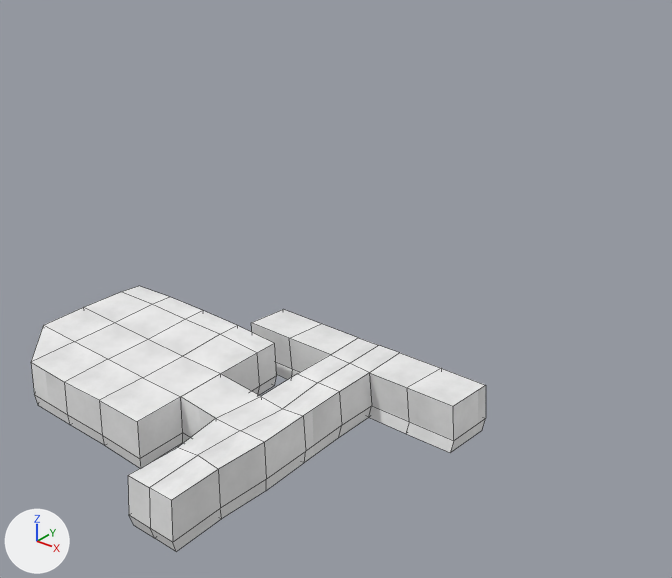
The Blender file resources/meshes/floor1.blend, before and after one commit.
Both versions are drawn from a 50 mm camera at (19.0, -15.6, 19.1) aimed at (0.9, 7.1, 5.0). Lighting does not change. The marker at lower left points along +X, +Y and +Z. Mesh edges are drawn as thin lines.
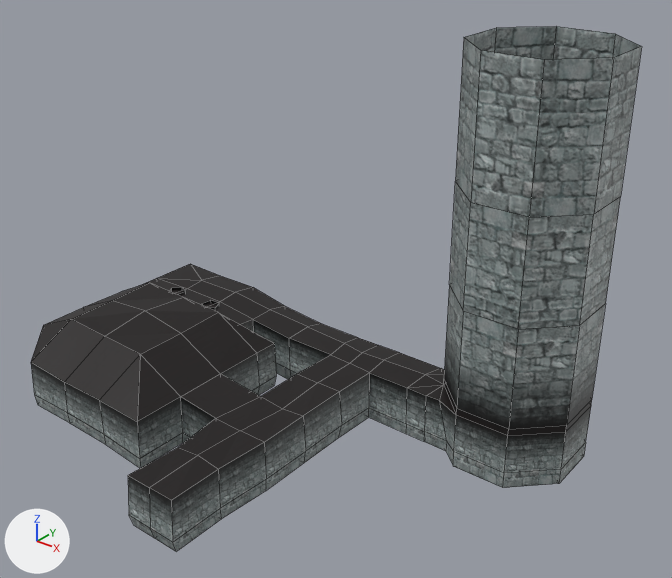
What differs and where, as boxes [x1, y1, x2, y2] in the pictures (672 x 578 px):
'Cube', reshaped (34% wider, 98% taller): before [31, 286, 486, 551]; after [31, 26, 642, 551]
part 1 of me_cube_001, added: after [170, 287, 186, 295]
part 2 of me_cube_001, built on: before [100, 286, 486, 453]; after [100, 26, 642, 488]
part 3 of me_cube_001, recoloured (white to grey): [31, 292, 407, 551] in both

What changed in the scene script:
```text
Add img_atlas_png:
    img_atlas_png = load_image('atlas.png', '../textures/atlas.png', 2048, 2048, 'sRGB')
Add mat_atlas_png:
    mat_atlas_png = principled_material('atlas.png')
    mat_atlas_png.texture = img_atlas_png
Change me_cube_001:
    used by ob_cube; location = (0.0, 0.0, 0.0); rotation_euler = (0.0, 0.0, 1.571), in degrees (0, 0, 90)
    remove me_cube_001.from_pydata(...)  # 145 vertices, 144 faces; spans x -1.1..11.1, y -4.9..11.0, z -1.2..1.4
    add me_cube_001.from_pydata(...)  # 302 vertices, 294 faces; spans x -1.1..13.3, y -8.7..11.0, z -1.3..13.5
    me_cube_001 part 1: a new loose piece of 15 vertices spanning x 8.1..8.8, y 8.6..9.4, z -0.8..1.5, in mat_atlas_png (picture img_atlas_png)
    me_cube_001 part 2
    12 vertices are removed from x 8.1..11.0, y -4.9..9.0, z -1.2..1.0
    33 faces are deleted
    8 vertices in x 3.0..7.0, y 4.9..9.0, z 1.2..1.4 move by (0.0, 0.0, 1.0)
    5 vertices in x 1.0..8.0, y 6.9..11.0, z -0.7..1.3 move by (0.0, 0.0, 0.1)
    10 vertices move from x 1.0..11.1, y -4.9..6.9, z -0.7..1.2 to x 1.0..11.1, y -3.8..6.9, z -0.7..2.5
    69 vertices are added at x 1.6..11.9, y -7.3..11.0, z -1.3..13.5
    5 new vertices lie (1.0, 0.0, 0.0) away from vertices in x 8.0..8.1, y 7.0..11.0, z -0.7..1.3
    5 new vertices lie (0.0, -0.8, 0.0) away from vertices in x 8.8..11.0, y -3.0..-2.9, z -1.2..1.0
    15 new vertices lie (1.4, -1.4, 0.0) away from vertices in x 2.2..11.8, y -7.3..10.3, z -1.2..13.5
    9 new vertices lie (2.1, 0.0, 0.0) away from vertices in x 9.0..9.8, y -8.7..11.0, z -1.2..13.5
    7 new vertices lie (1.4, 1.5, 0.0) away from vertices in x 11.9, y -8.7, z -1.2..13.5
    7 new vertices lie (0.0, 2.0, 0.0) away from vertices in x 8.4, y -7.3, z -1.2..13.5
    5 new vertices lie (1.4, 1.5, 0.0) away from vertices in x 8.4, y -5.3, z 1.0..13.5
    147 new faces join them
    me_cube_001 part 3: 111 faces spanning x -1.1..11.1, y -3.0..11.0, z -1.2..2.5 switch from mat_level_png (picture img_level_png) to mat_atlas_png (picture img_atlas_png)
```
